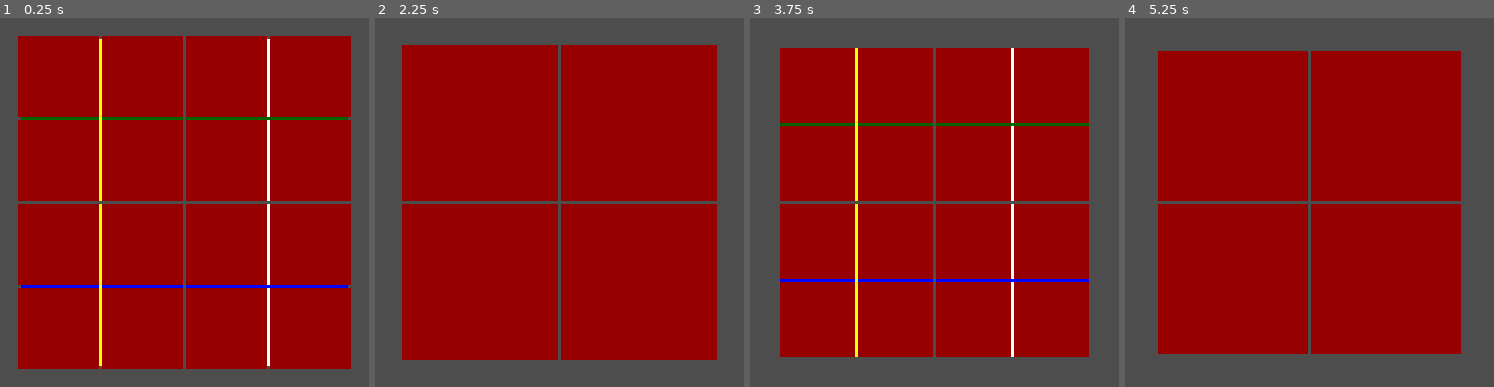
Above: before the commit, frames 1-4 (left to right).
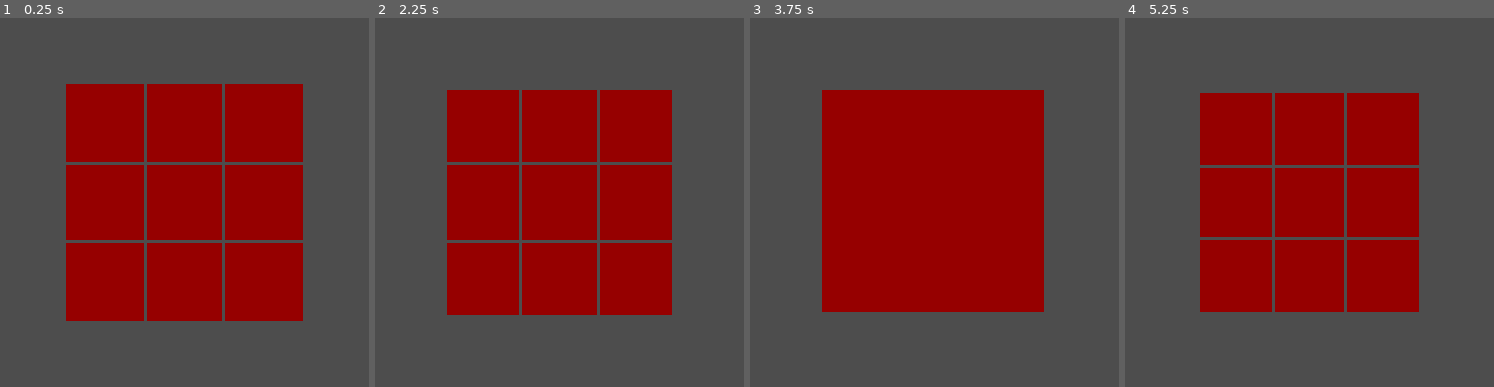
Above: after the commit, the same moments.

Repository: yannprada/n-cube
Game: Godot game, scene res://playground.tscn
Same seed, same stepped clock (60 frames per second), same inputs: the game is played once before the commit and once after it.
Inputs (mouse positions are in pixels of both pictures, inside the frame that each line leads up to):
- Up to frame 1 (0.25 s): no input
- Up to frame 2 (2.25 s): tap Enter at 0.5, 2 s; move the mouse to (outside the picture) at 0.52 s; tap Mouse wheel down (MWD) at 0.6, 2.1 s; click (outside the picture) at 0.67 s; tap Space at 1.25 s; drag from (outside the picture) to (outside the picture) at 1.27 s; move the mouse to (outside the picture) at 2.02 s; click (outside the picture) at 2.17 s
- Up to frame 3 (3.75 s): tap Space at 2.75 s; drag from (outside the picture) to (outside the picture) at 2.77 s; tap Enter at 3.5 s; move the mouse to (outside the picture) at 3.52 s; tap Mouse wheel down (MWD) at 3.6 s; click (outside the picture) at 3.67 s
- Up to frame 4 (5.25 s): tap Space at 4.25 s; drag from (outside the picture) to (outside the picture) at 4.27 s; move the mouse to (1427, 202) at 5.02 s; tap Mouse wheel down (MWD) at 5.1 s; click (1427, 202) at 5.17 s

The runs differ from the first frame. In frame 1, 45% of the frame differs, in the area x 4-96%, y 4-96%; in frame 2, 38%; in frame 3, 36%; in frame 4, 35%.

Commit message:
A lot of bad spaghetti code

Diff:
--- a/box.gd
+++ b/box.gd
@@ -1,26 +1,18 @@
 extends Node3D
 
 const SQUARE_SCENE: PackedScene = preload("res://square.tscn")
-const MATERIAL: Dictionary[String, Resource] = {
-	'blue': preload("res://material/blue.tres"),
-	'green': preload("res://material/green.tres"),
-	'orange': preload("res://material/orange.tres"),
-	'red': preload("res://material/red.tres"),
-	'white': preload("res://material/white.tres"),
-	'yellow': preload("res://material/yellow.tres"),
-}
-var coordinates: Vector3
 
 signal drag(box: Node3D, square: Node3D, direction: Vector2)
 
 
-func _ready() -> void:
-	add_side(Vector3(0, 0, 1), Vector3(0, 0, 0), MATERIAL.red)
-	add_side(Vector3(0, 0, -1), Vector3(0, PI, 0), MATERIAL.orange)
-	add_side(Vector3(-1, 0, 0), Vector3(0, -PI/2.0, 0), MATERIAL.white)
-	add_side(Vector3(1, 0, 0), Vector3(0, PI/2.0, 0), MATERIAL.yellow)
-	add_side(Vector3(0, 1, 0), Vector3(-PI/2.0, 0, 0), MATERIAL.blue)
-	add_side(Vector3(0, -1, 0), Vector3(PI/2.0, 0, 0), MATERIAL.green)
+func post_init(at: Vector3, size: Vector3, faces_coords: Array[Vector3i]) -> void:
+	position = at
+	scale = size
+	for coords in faces_coords:
+		var square = SQUARE_SCENE.instantiate()
+		add_child(square)
+		square.post_init(coords)
+		square.drag.connect(on_square_drag)
 
 
 func add_side(coords: Vector3, rot: Vector3, color: Resource) -> void:
--- /dev/null
+++ b/camera_pivot.gd
@@ -0,0 +1,12 @@
+extends Node3D
+
+const mouse_sensitivity: float = 0.01
+
+
+func _unhandled_input(event: InputEvent) -> void:
+	if event is InputEventMouseMotion:
+		if Input.is_mouse_button_pressed(MOUSE_BUTTON_RIGHT):
+			# Rotate the cube according to mouse movements
+			var axis = Vector3(-event.relative.y, -event.relative.x, 0)
+			var angle = axis.distance_to(Vector3.ZERO) * mouse_sensitivity
+			rotate_object_local(axis.normalized(), angle)
--- a/cube.gd
+++ b/cube.gd
@@ -1,66 +1,148 @@
 extends Node3D
 
-const mouse_sensitivity: float = 0.01
-const size: int = 4
-const box_size: float = 0.2
-const margin: float = 0.005
-const box_real_size: Vector3 = (box_size - margin) * Vector3i.ONE
-const box_scene: PackedScene = preload("res://box.tscn")
+const ROT_SENSITIVITY: float = 0.03
+const SIZE: int = 3
+const BOX_SIZE: float = 0.2
+const POS_CHECK_MARGIN: float = BOX_SIZE / 10
+const MARGIN: float = 0.005
+const BOX_REAL_SIZE: Vector3 = (BOX_SIZE - MARGIN) * Vector3i.ONE
+const BOX_SCENE: PackedScene = preload("res://box.tscn")
+var boxes: Dictionary[Vector3, Node3D] = {}
+var first_intersect: Intersect
+var rot_axis: Vector3i
+var rot_total: float
+var rot_boxes:Array[Node3D]
+var is_dragging: bool = false
+
+
+class Intersect:
+	var square: Node3D
+	var box: Node3D
+	var normal: Vector3
+	var pos: Vector3
+
+	func _init(result):
+		square = result.collider.get_parent().get_parent()
+		box = square.get_parent()
+		normal = result.normal
+		pos = result.position
+
+	func direction_to(other: Intersect) -> Vector3:
+		return pos.direction_to(other.pos)
+
+	func length(other: Intersect) -> float:
+		return (pos - other.pos).length()
 
 
 func _ready() -> void:
 	## Create cube regions according to configuration
-	const start = (size / 2.0 - 0.5) * -1
-	for i in size:
-		for j in size:
-			for k in size:
-				add_cube(Vector3(i + start, j + start, k + start))
+	const start = (SIZE / 2.0 - 0.5) * -1
+	for i in SIZE:
+		for j in SIZE:
+			for k in SIZE:
+				var faces_coords: Array[Vector3i] = []
+				if i == 0:
+					faces_coords.append(Vector3i(-1, 0, 0))
+				elif i == SIZE - 1:
+					faces_coords.append(Vector3i(1, 0, 0))
+				if j == 0:
+					faces_coords.append(Vector3i(0, -1, 0))
+				elif j == SIZE - 1:
+					faces_coords.append(Vector3i(0, 1, 0))
+				if k == 0:
+					faces_coords.append(Vector3i(0, 0, -1))
+				elif k == SIZE - 1:
+					faces_coords.append(Vector3i(0, 0, 1))
+				var pos = Vector3(i + start, j + start, k + start) * BOX_SIZE
+				boxes[pos] = add_box(pos, faces_coords)
 
 
-func add_cube(at: Vector3) -> void:
-	var box = box_scene.instantiate()
-	box.coordinates = at
-	box.position = at * box_size
-	box.scale = box_real_size
+func add_box(pos: Vector3, faces_coords: Array[Vector3i]) -> Node3D:
+	var box = BOX_SCENE.instantiate()
+	box.post_init(pos, BOX_REAL_SIZE, faces_coords)
 	add_child(box)
-	box.drag.connect(on_box_drag)
+	return box
 
 
-func on_box_drag(box: Node3D, square: Node3D, direction: Vector2) -> void:
-	## Find the closest basis axis to direction
-	#var direction_global = Vector3(direction.x, direction.y, 0)
-	#var direction_local = to_local(direction_global)
-	##FIXME when rotated around X axis: local Z should be global Y
-	#var direction_axis = find_closest_basis_axis(direction_local)
-	# Find the perpendicular which is the axis for rotation
-	var axis = Vector3(1, 0, 0)
-	var angle = direction.y
-	if abs(direction.x) > abs(direction.y):
-		axis = Vector3(0, 1, 0)
-		angle = direction.x
-	print(axis, ' ', angle)
-
-
-
-func find_closest_basis_axis(vector: Vector3) -> Vector3:
-	var angle_min = PI * 10
-	var closest_axis: Vector3
-	for axis in [basis.x, basis.y, basis.z, -basis.x, -basis.y, -basis.z]:
-		var angle = axis.angle_to(vector)
-		if angle < angle_min:
-			angle_min = angle
-			closest_axis = axis
-	return closest_axis
+func reset():
+	rot_total = 0
+	is_dragging = false
+	first_intersect = null
+	rot_axis = Vector3i.ZERO
+	for box in rot_boxes:
+		box.reparent(self)
+	%Pivot.transform.basis = Basis()
+	boxes = {}
+	for box in get_children():
+		boxes[box.position] = box
 
 
 func _unhandled_input(event: InputEvent) -> void:
-	if not event is InputEventMouseMotion:
-		return
+	if event is InputEventMouseButton and event.button_index == MOUSE_BUTTON_LEFT:
+		if event.is_pressed():
+			var intersect = get_intersect()
+			if intersect:
+				first_intersect = intersect
+			return
 
-	if Input.is_mouse_button_pressed(MOUSE_BUTTON_RIGHT):
-		## Rotate the cube according to mouse movements
-		var axis = Vector3(event.relative.y, event.relative.x, 0)
-		var angle = axis.distance_to(Vector3.ZERO) * mouse_sensitivity
-		rotate(axis.normalized(), angle)
-	else:
-		pass
+		if event.is_released():
+			# align Pivot
+			if rot_total > 3*PI/4:
+				%Pivot.transform.basis = Basis().rotated(rot_axis, PI)
+			elif rot_total > PI/4:
+				%Pivot.transform.basis = Basis().rotated(rot_axis, PI/2)
+			else:
+				%Pivot.transform.basis = Basis()
+			reset()
+			return
+
+	if event is InputEventMouseMotion:
+		if Input.is_mouse_button_pressed(MOUSE_BUTTON_LEFT) and first_intersect:
+			if is_dragging:
+				%Pivot.rotate(rot_axis, ROT_SENSITIVITY)
+				rot_total += ROT_SENSITIVITY
+				return
+
+			var intersect = get_intersect()
+			if intersect:
+				if first_intersect.length(intersect) < 0.2:
+					# distance between first click and here is not long enough
+					return
+
+				var direction = first_intersect.direction_to(intersect)
+				var axis = Utils.get_closest_axis(to_local(direction))
+				if axis == Vector3i.ZERO:
+					return
+				rot_axis = Vector3(axis).cross(-to_local(intersect.normal))
+				rot_boxes = get_boxes(rot_axis, intersect.box)
+				# reparent boxes
+				for box in rot_boxes:
+					box.reparent(%Pivot)
+				is_dragging = true
+				return
+
+
+func get_intersect() -> Intersect:
+	var space_state = get_world_3d().direct_space_state
+	var mousepos = get_viewport().get_mouse_position()
+
+	var origin = %Camera.project_ray_origin(mousepos)
+	var end = origin + %Camera.project_ray_normal(mousepos) * %Camera.position.z
+	var query = PhysicsRayQueryParameters3D.create(origin, end)
+	query.collide_with_areas = true
+
+	var result = space_state.intersect_ray(query)
+	return Intersect.new(result) if result else null
+
+
+func get_boxes(axis: Vector3i, box: Node3D) -> Array[Node3D]:
+	var pos = box.position
+	var result: Array[Node3D] = []
+	for vec in boxes:
+		if (
+			(abs(axis.x) > 0 and abs(vec.x - pos.x) < POS_CHECK_MARGIN) or
+			(abs(axis.y) > 0 and abs(vec.y - pos.y) < POS_CHECK_MARGIN) or
+			(abs(axis.z) > 0 and abs(vec.z - pos.z) < POS_CHECK_MARGIN)
+		):
+			result.append(boxes[vec])
+	return result
--- a/playground.tscn
+++ b/playground.tscn
@@ -1,6 +1,7 @@
-[gd_scene load_steps=3 format=3 uid="uid://dknxotbcrytcs"]
+[gd_scene load_steps=4 format=3 uid="uid://dknxotbcrytcs"]
 
 [ext_resource type="Script" uid="uid://bcbxf3anv5und" path="res://cube.gd" id="1_rupst"]
+[ext_resource type="Script" uid="uid://chk6eg4huwbvs" path="res://camera_pivot.gd" id="2_m8u5f"]
 [ext_resource type="Script" uid="uid://b5yke2pp1xypg" path="res://camera.gd" id="2_wt17y"]
 
 [node name="Playground" type="Node3D"]
@@ -8,6 +9,13 @@
 [node name="Cube" type="Node3D" parent="."]
 script = ExtResource("1_rupst")
 
-[node name="Camera" type="Camera3D" parent="."]
+[node name="Pivot" type="Node3D" parent="."]
+unique_name_in_owner = true
+
+[node name="CameraPivot" type="Node3D" parent="."]
+script = ExtResource("2_m8u5f")
+
+[node name="Camera" type="Camera3D" parent="CameraPivot"]
+unique_name_in_owner = true
 transform = Transform3D(1, 0, 0, 0, 1, 0, 0, 0, 1, 0, 0, 2.5)
 script = ExtResource("2_wt17y")
--- a/project.godot
+++ b/project.godot
@@ -14,6 +14,10 @@
 run/main_scene="uid://dknxotbcrytcs"
 config/features=PackedStringArray("4.4", "GL Compatibility")
 config/icon="res://icon.svg"
+
+[autoload]
+
+Utils="*res://utils.gd"
 
 [input]
 
--- a/square.gd
+++ b/square.gd
@@ -1,15 +1,32 @@
 extends Node3D
 
+
+const ROTATION: Dictionary[Vector3i, Vector3] = {
+	Vector3(0, 0, 1): Vector3(0, 0, 0),
+	Vector3(0, 0, -1): Vector3(0, PI, 0),
+	Vector3(-1, 0, 0): Vector3(0, -PI/2.0, 0),
+	Vector3(1, 0, 0): Vector3(0, PI/2.0, 0),
+	Vector3(0, 1, 0): Vector3(-PI/2.0, 0, 0),
+	Vector3(0, -1, 0): Vector3(PI/2.0, 0, 0),
+}
+const COLOR: Dictionary[Vector3i, Resource] = {
+	Vector3(0, 0, 1): preload("res://material/red.tres"),
+	Vector3(0, 0, -1): preload("res://material/orange.tres"),
+	Vector3(-1, 0, 0): preload("res://material/white.tres"),
+	Vector3(1, 0, 0): preload("res://material/yellow.tres"),
+	Vector3(0, 1, 0): preload("res://material/blue.tres"),
+	Vector3(0, -1, 0): preload("res://material/green.tres"),
+}
 var coordinates: Vector3i
 var highlighted: bool = false
 
 signal drag(square: Node3D, direction: Vector2)
 
 
-func post_init(coords: Vector3i, rot: Vector3, color: Resource):
+func post_init(coords: Vector3i):
 	coordinates = coords
-	rotation = rot
-	%Surface.set_surface_override_material(0, color)
+	rotation = ROTATION[coords]
+	%Surface.set_surface_override_material(0, COLOR[coords])
 
 
 func _on_static_body_3d_mouse_entered() -> void:
--- /dev/null
+++ b/utils.gd
@@ -0,0 +1,16 @@
+extends Node
+
+
+func get_closest_axis(vector: Vector3) -> Vector3i:
+	## Get the closest axis (RIGHT, LEFT, ...) to the given vector
+
+	if abs(vector.x) > max(abs(vector.y), abs(vector.z)):
+		return Vector3i.RIGHT if vector.x > 0 else Vector3i.LEFT
+
+	elif abs(vector.y) > max(abs(vector.x), abs(vector.z)):
+		return Vector3i.UP if vector.y > 0 else Vector3i.DOWN
+
+	elif abs(vector.z) > max(abs(vector.x), abs(vector.y)):
+		return Vector3i.BACK if vector.z > 0 else Vector3i.FORWARD
+
+	return Vector3i.ZERO
Not shown, added: camera_pivot.gd.uid
Not shown, added: utils.gd.uid
